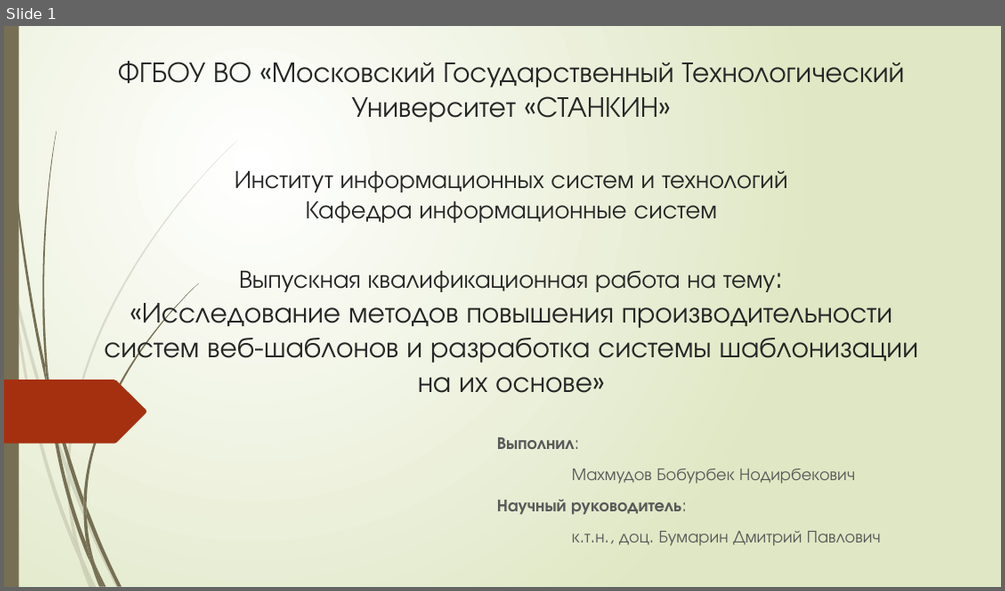
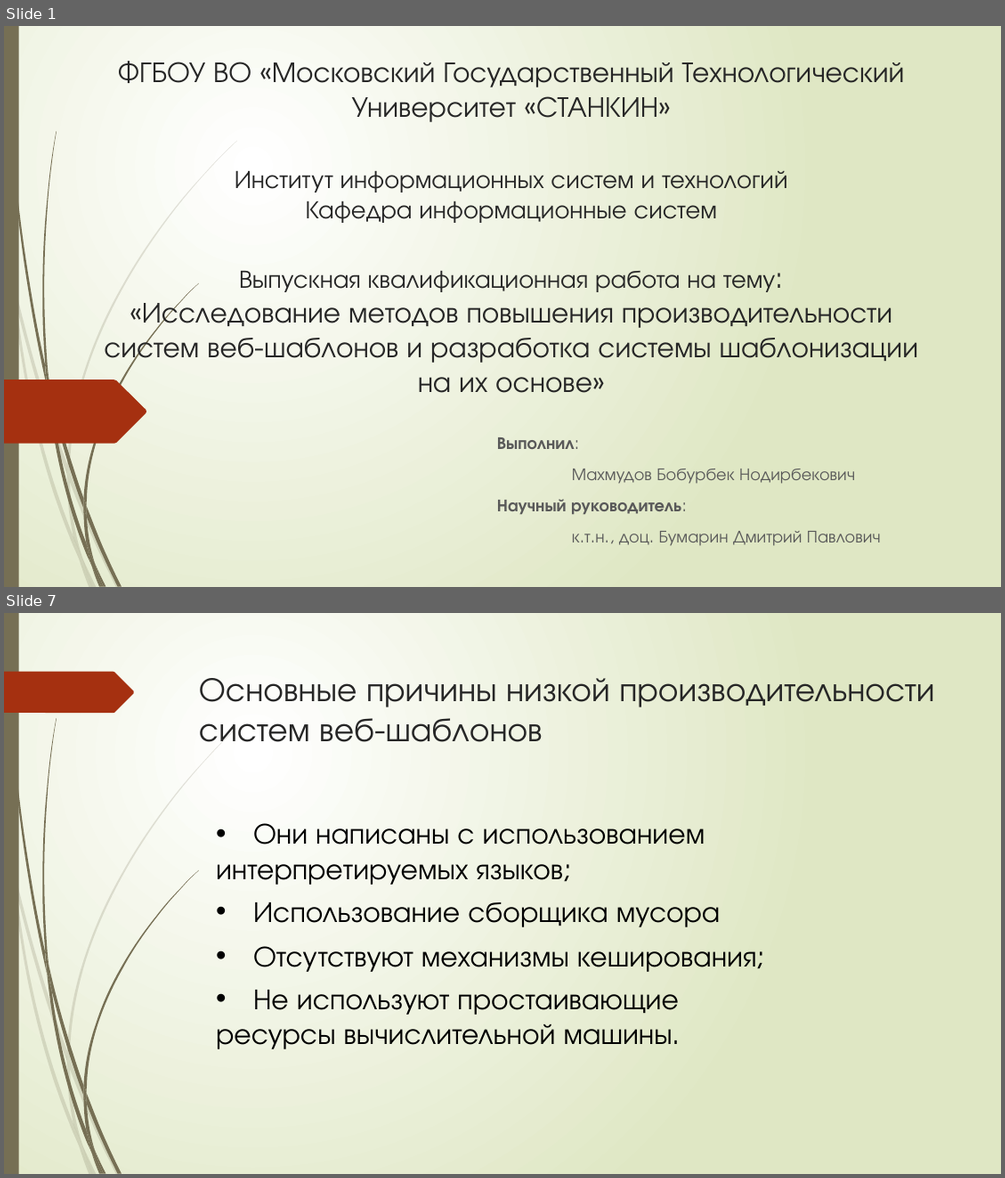
Before and after one commit to bobs4462/tachyon, a slide deck: docs/Презентация ВКР.pptx. Shown one above the other, each under a label of ours: slide 1 before the commit, slides 1 and 7 after it; the slides between them are not shown. The pictures are 1005x591 and 1005x1178 pixels, drawn with LibreOffice and Linux fonts; fonts in the diff are those of the drawing. Boxes give left, top, right and bottom in pixels: in the first picture for what was removed or moved away, otherwise in the second. Text is boxed around its words. In the diff, an @@ line names an element or a change of style, - is before the commit and + after.

```diff
--- a/docs/Презентация ВКР.pptx
+++ b/docs/Презентация ВКР.pptx
@@ slide 7 added at (4,613,1001,1174), background gradient #FFFFFF to #DFE8C4; not listed: 23 template elements that a slide beside it also shows @@
@@ freeform shape added at (4,672,134,713), fill #A53010 @@
@@ title added at (199,678,934,742), 32.4 pt, text #262626 @@
+Основные причины низкой производительности систем веб-шаблонов
@@ text added at (216,823,705,884), 28 pt, text #000000 @@
+• Они написаны с использованием
+интерпретируемых языков;
@@ text added at (253,902,720,927), 28 pt, text #000000 @@
+• Использование сборщика мусора
@@ text added at (253,946,757,972), 28 pt, text #000000 @@
+• Отсутствуют механизмы кеширования;
@@ text added at (216,989,679,1049), 28 pt, text #000000 @@
+• Не используют простаивающие
+ресурсы вычислительной машины.
```
Also in this commit, not shown: 9 other slides added.
